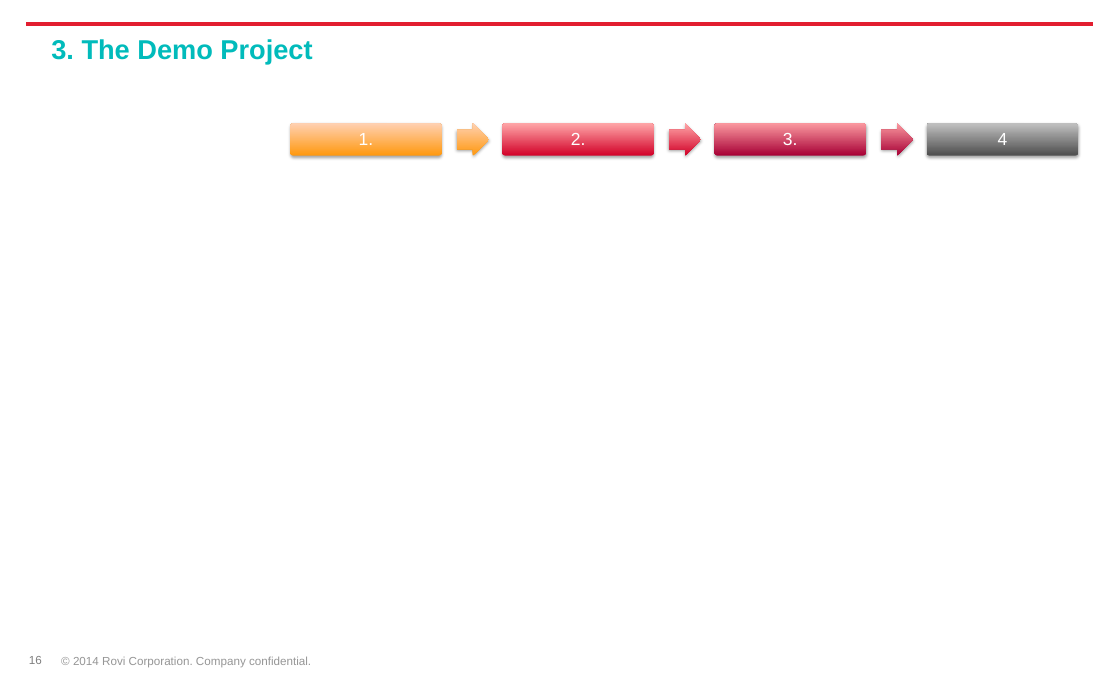
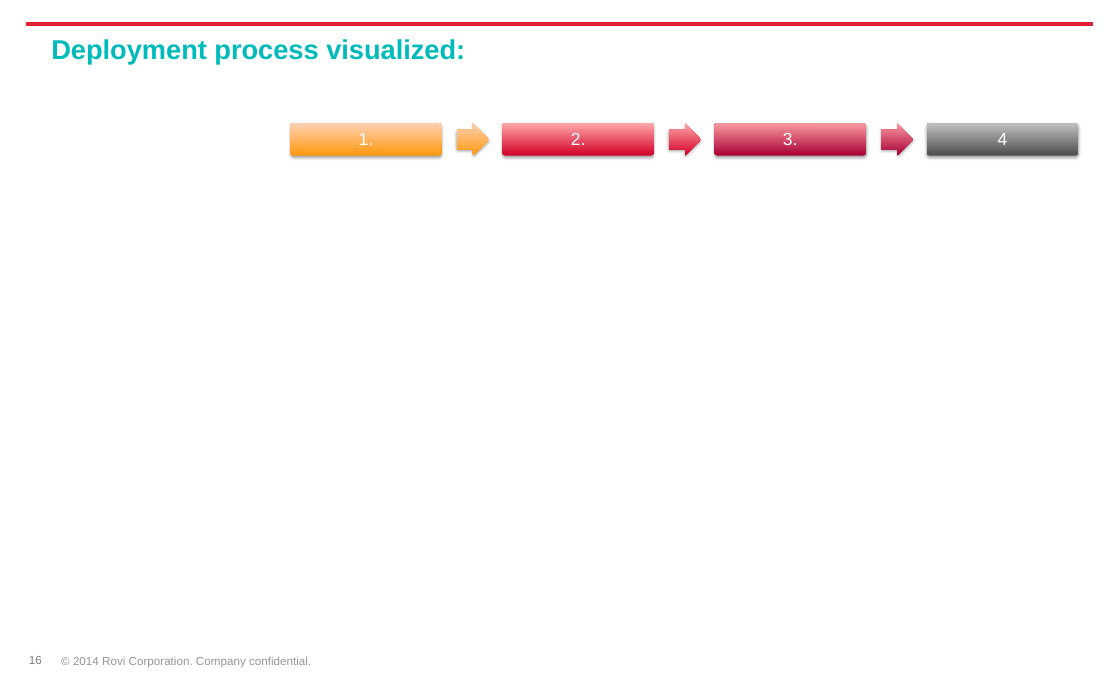
Before and after one commit to gevgev/subscribers, a slide deck: slide 16 of docker-kubernetes-intro-starting-a-project.pptx. Drawn at 1120x700 pixels with LibreOffice and Linux fonts; fonts in the diff are those of the drawing; background and template pictures are left out. Boxes give left, top, right and bottom in pixels: in the first picture for what was removed or moved away, otherwise in the second. Text is boxed around its words. In the diff, an @@ line names an element or a change of style, - is before the commit and + after.

Commit message:
ppts for initial deployment and rolling update - minor

```diff
--- a/docker-kubernetes-intro-starting-a-project.pptx
+++ b/docker-kubernetes-intro-starting-a-project.pptx
@@ text at (51, 39, 465, 64): text changed @@
-3. The Demo Project
+Deployment process visualized:
```
